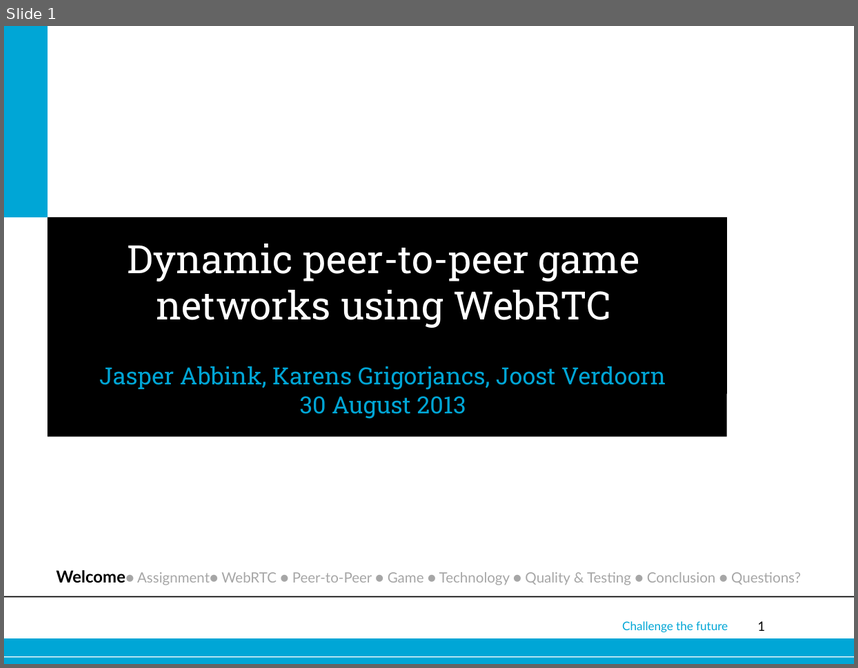
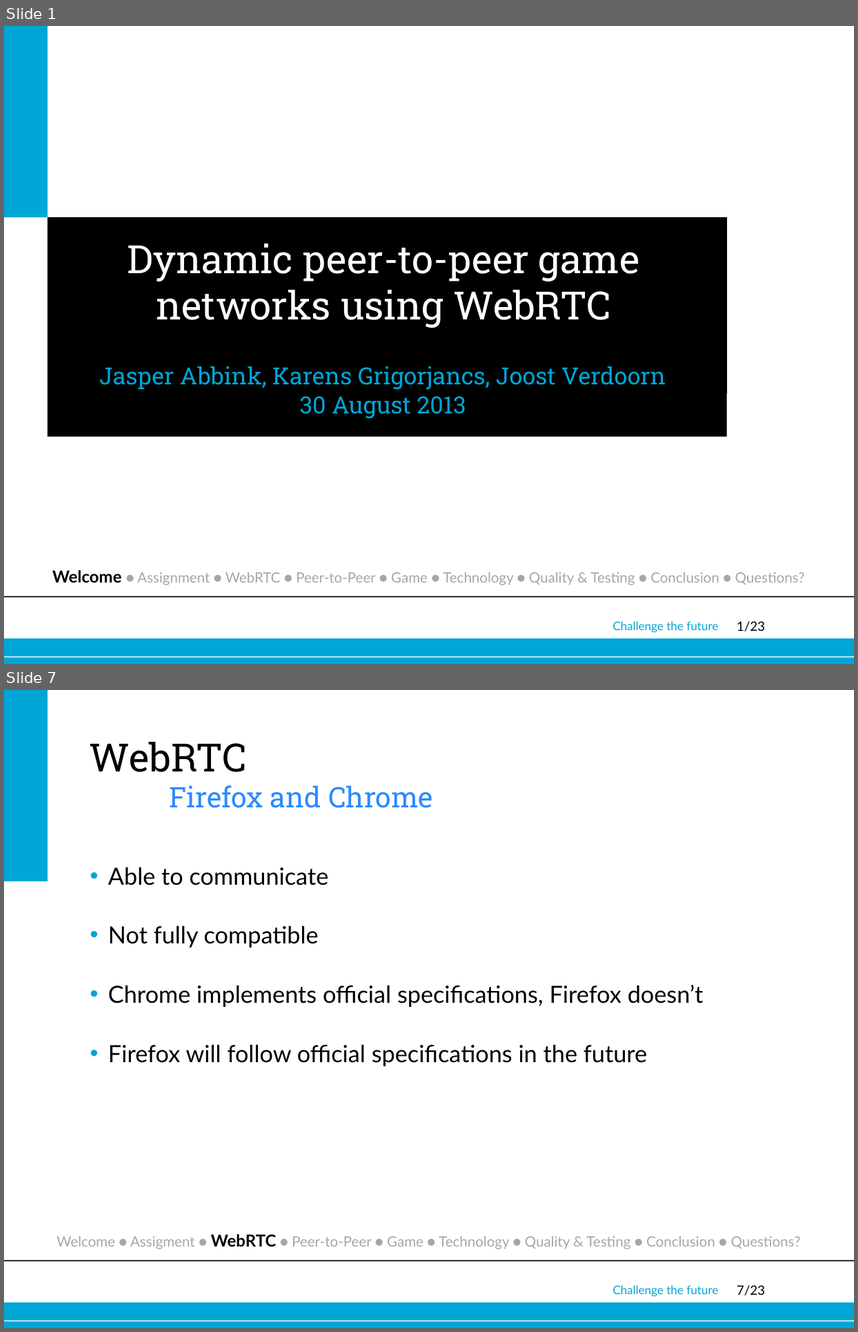
Before and after one commit to joostverdoorn/webrtc, a slide deck: documents/Eindpresentatie/webrtc.pptx. Shown one above the other, each under a label of ours: slide 1 before the commit, slides 1 and 7 after it; the slides between them are not shown. The pictures are 858x668 and 858x1332 pixels, drawn with LibreOffice and Linux fonts; fonts in the diff are those of the drawing; background and template pictures are left out. Boxes give left, top, right and bottom in pixels: in the first picture for what was removed or moved away, otherwise in the second. Text is boxed around its words. In the diff, an @@ line names an element or a change of style, - is before the commit and + after.

```diff
--- a/documents/Eindpresentatie/webrtc.pptx
+++ b/documents/Eindpresentatie/webrtc.pptx
@@ slide 7 added at <box>4,690,854,1328</box>, background #FFFFFF; not listed: 5 template elements that a slide beside it also shows @@
@@ rectangle added at <box>4,690,47,881</box>, fill #00A6D6 @@
@@ title added at <box>90,742,433,808</box>, 24 pt, text #2B89FF @@
+WebRTC
+Firefox and Chrome
@@ text added at <box>108,867,704,1066</box>, 20 pt, text #000000 @@
+• Able to communicate
+• Not fully compatible
+• Chrome implements official specifications, Firefox doesn’t
+• Firefox will follow official specifications in the future
@@ text added at <box>56,1234,801,1249</box>, 12 pt, text #A6A6A6 @@
+Welcome ● Assigment ● WebRTC ● Peer-to-Peer ● Game ● Technology ● Quality & Testing ● Conclusion ● Questions?
@@ slide 1 changed as well @@
@@ text at <box>52,570,805,585</box>: spaces changed @@
-Welcome● Assignment● WebRTC ● Peer-to-Peer ● Game ● Technology ● Quality & Testing ● Conclusion ● Questions?
+Welcome ● Assignment ● WebRTC ● Peer-to-Peer ● Game ● Technology ● Quality & Testing ● Conclusion ● Questions?
@@ text "Challenge the future": place and size @@
-text "Challenge the future" at <box>622,621,728,632</box>
+text "Challenge the future" at <box>613,621,718,632</box>
@@ page number at <box>737,621,765,631</box>: text changed @@
-1
+1/23
```
Also in this commit, not shown: 15 other slides changed, 6 other slides added.
